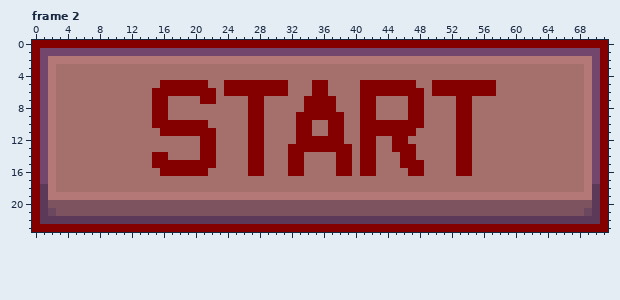
Edited in one commit: pixel-art file (image file/ui/main_button_1.aseprite). The picture above is the old version.
72x24 pixels, 2 frames. Shown: frame 2.
After the commit:
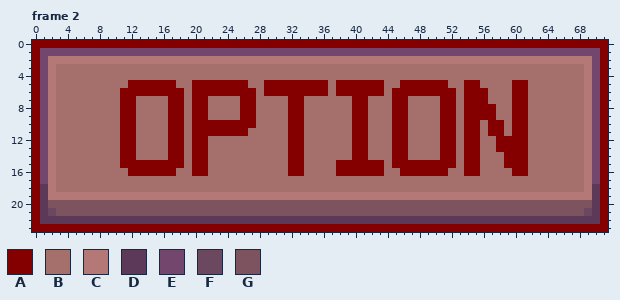
Palette (. is transparent): A #840000  B #a56f6c  C #b47976  D #5c3859  E #72466d  F #6c4860  G #7e5360
What changed:
Changed rows in their new state; - is an unchanged pixel.
Frame 2, layer "레이어 2":
first column x 11:
 5 -AAAA--BB--AA---BB---AAA---AAA---BB--AA--BB--BB--AA
 6 AAAA----B---A----B---AAA---AAA---B----A---B---B--AA
 7 AA--BBAA-A-B---A-B---AABBBB--A-B--AABB--AAB-AA---AA
 8 AA--BBAA-AA----A-B---AABBBB--A-B--AABB--AAB-AAA--AA
 9 AA--BBAA-AA----A-B---A-BBBBB-A-B--AABB--AAB-AAA--AA
10 AA--BB--B--AAAAA-B---A-B--BB-A-BBB--BB--AAB-A-AA-AA
11 AA---B--B---AAAABB---A-B--BB-A-BBB--B---AAB-A-AA-AA
12 AA----AA-A-B----BB---A-BBBBB-A-B--------AAB-A--AAAA
13 AA----AA-A-B----BB-----BBBBBBA-B----B---AAB-A--AAAA
14 AA--BBAA-A-B----BB---------BBA-B--A-B---AAB-A---AAA
15 AAAA----B--B----BB-----------A--A-A---AAAAB-A---AAA
16 -AAAA--BB-------BB-----------A--A--A--AAA-B-A----AA
Changed places in both pictures, as pixel boxes (x1, y1, x2, y2):
changed: (120, 80, 528, 176)
